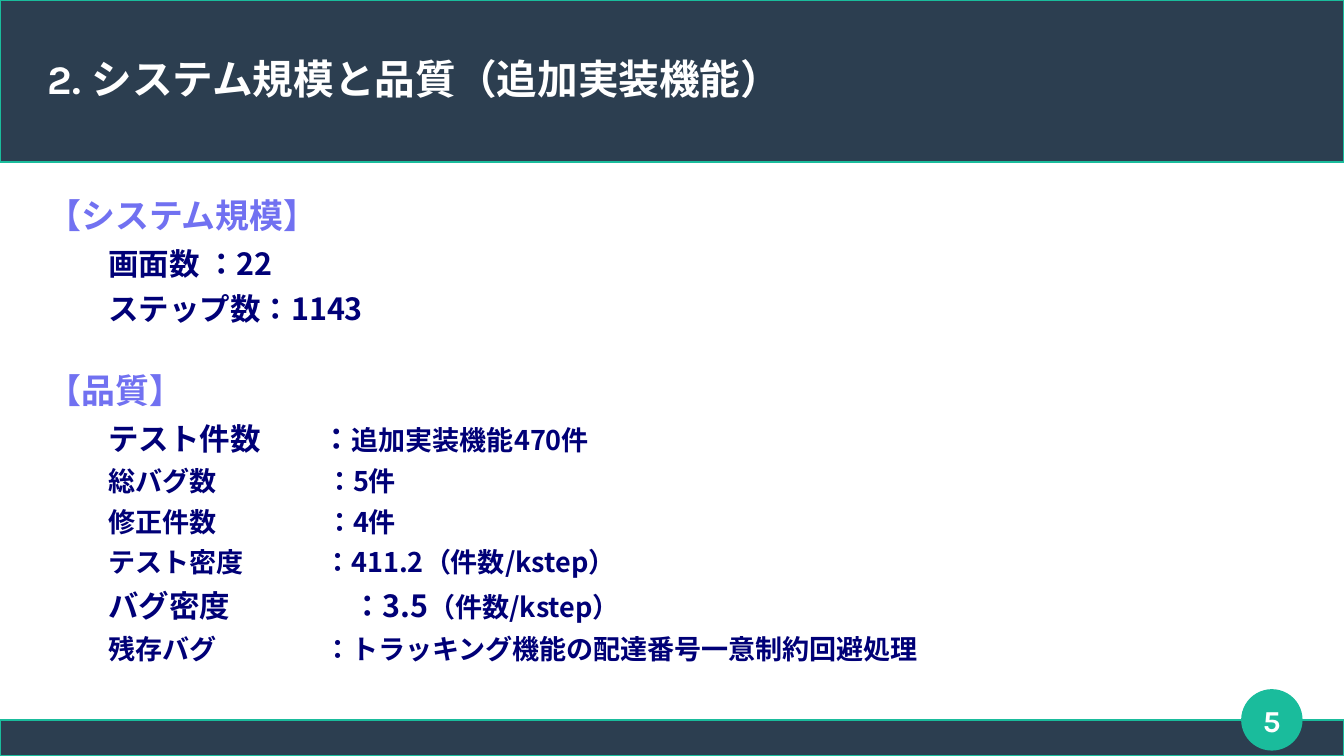
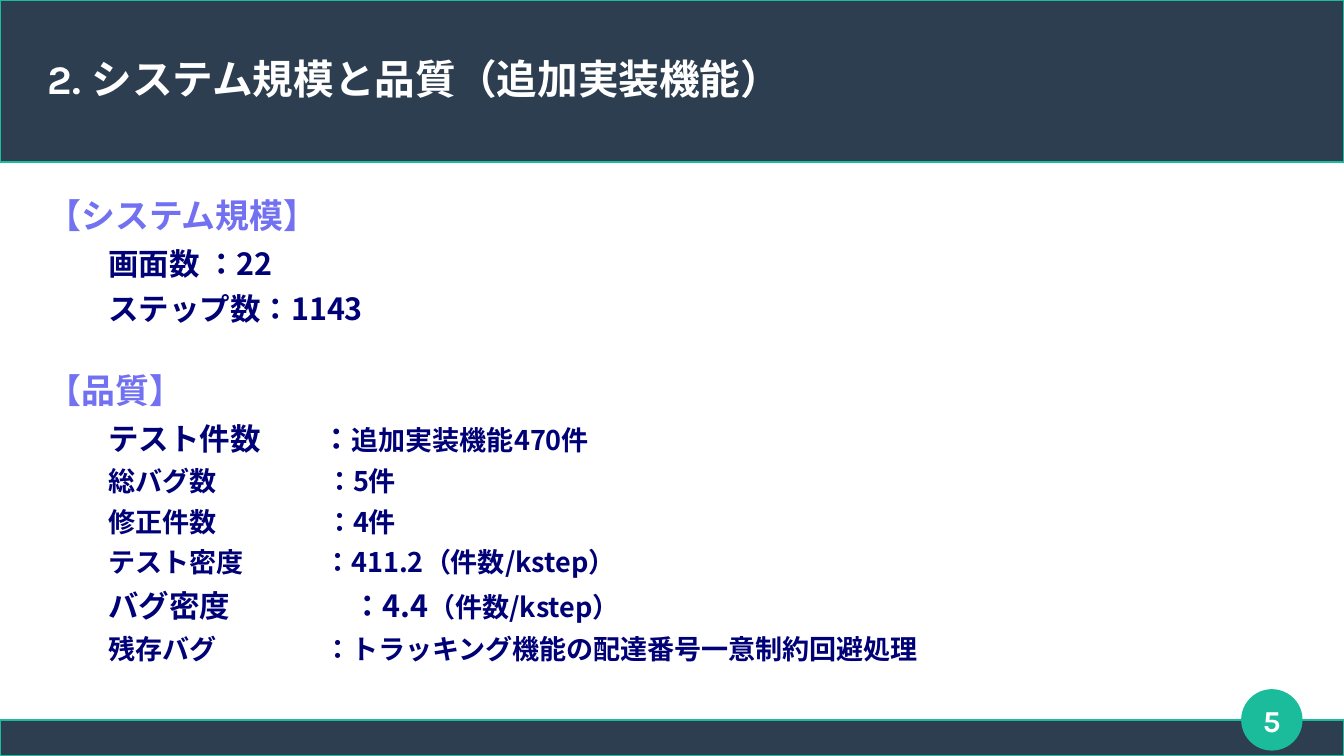
Before and after one commit to connk95/Shared-Shop, a slide deck: slide 5 of TeamUzawa_Sharing_ProjectFile/発表用スライド_チーム鵜澤.odp. Drawn at 1344x756 pixels with LibreOffice and Linux fonts; fonts in the diff are those of the drawing. Boxes give left, top, right and bottom in pixels: in the first picture for what was removed or moved away, otherwise in the second. Text is boxed around its words. In the diff, an @@ line names an element or a change of style, - is before the commit and + after.

```diff
--- a/TeamUzawa_Sharing_ProjectFile/発表用スライド_チーム鵜澤.odp
+++ b/TeamUzawa_Sharing_ProjectFile/発表用スライド_チーム鵜澤.odp
@@ text at (x1=108, y1=591, x2=620, y2=623): text changed @@
-バグ密度 ：3.5（件数/kstep）
+バグ密度 ：4.4（件数/kstep）
```
Also in this commit, not shown: 8 other slides changed.
